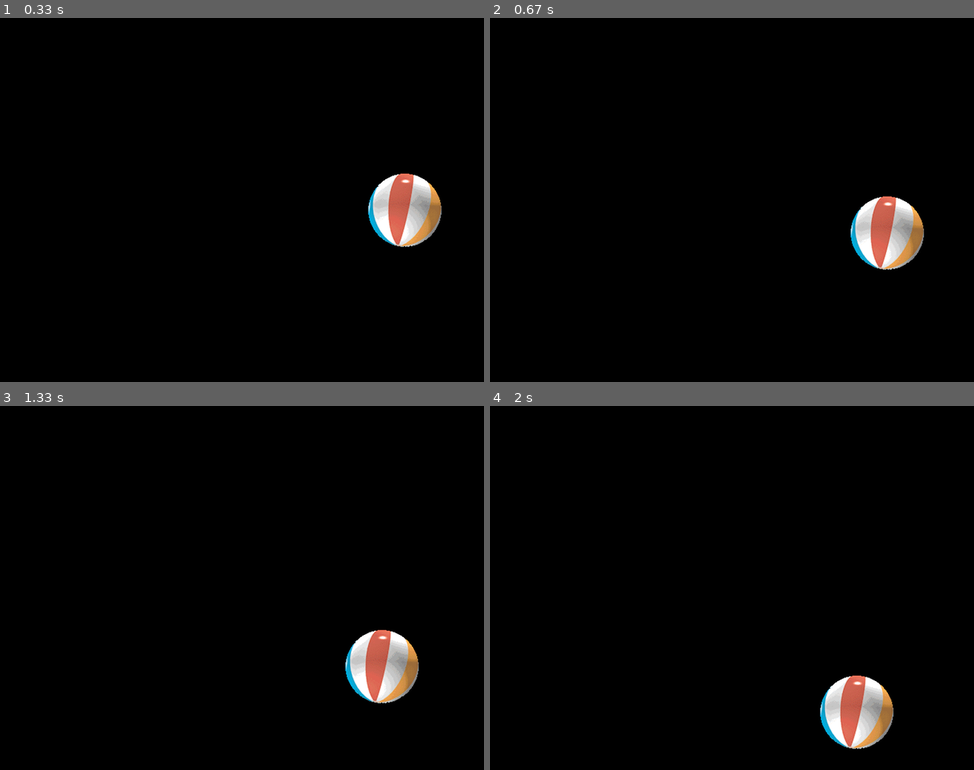
Above: before the commit, frames 1-4 (two rows, left to right).
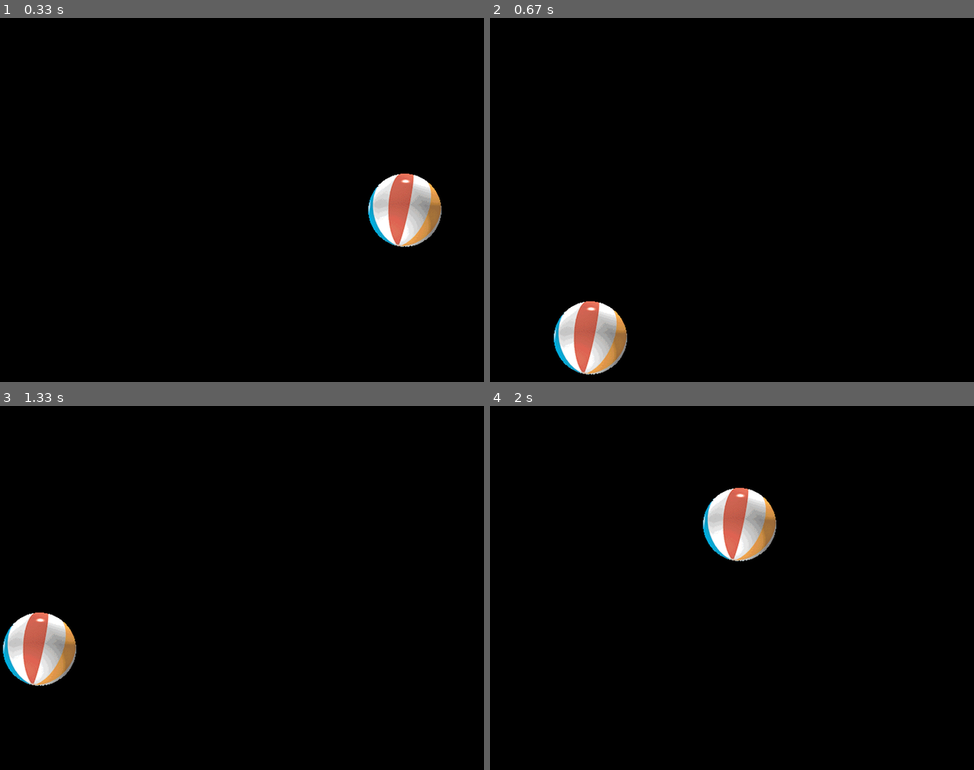
Above: after the commit, the same moments.

Repository: pjhanks/PyGameThings
Game: pygame game, started from Main_BallBounce.py
The game is run twice, just before and just after one commit, with the same random seed, the same clock (stepped at 60 frames per second) and the same inputs.
Inputs (mouse positions are in pixels of both pictures, inside the frame that each line leads up to):
- Up to frame 1 (0.33 s): no input
- Up to frame 2 (0.67 s): click (891, 189) at 0.38 s
- Up to frame 3 (1.33 s): press the mouse at (266, 726) at 0.7 s; move the mouse to (275, 700) at 0.8 s; release the mouse at (290, 679) at 0.93 s
- Up to frame 4 (2 s): click (649, 726) at 1.55 s; press the mouse at (838, 631) at 1.87 s; move the mouse to (780, 675) at 1.97 s

Frame 1 is identical in both runs. In frame 2, 4.8% of the frame differs, in the area x 13-90%, y 48-99%; in frame 3, 4.8%; in frame 4, 4.8%.

Commit message:
Limited functionality with mouse click event

Diff:
--- a/Main_BallBounce.py
+++ b/Main_BallBounce.py
@@ -32,6 +32,15 @@
             pygame.quit()
             sys.exit()
 
+        ballRect = pygame.Rect(oBall.x, oBall.y, oBall.maxWidth, oBall.maxHeight)
+        if event.type == pygame.MOUSEBUTTONUP:
+            if ballRect.collidepoint(event.pos):
+                oBall.x = random.randrange(oBall.maxWidth)
+                oBall.y = random.randrange(oBall.maxHeight)
+                ballRect = pygame.Rect(oBall.x, oBall.y, oBall.maxWidth, oBall.maxHeight)
+
+
+
             # 8 - Do any "per frame" actions
     oBall.update()  # tell the Ball to update itself
 
--- a/Main_BallBounceManyBalls.py
+++ b/Main_BallBounceManyBalls.py
@@ -12,7 +12,7 @@
 WINDOW_WIDTH = 640
 WINDOW_HEIGHT = 480
 FRAMES_PER_SECOND = 30
-N_BALLS = 3
+N_BALLS = 5
 
 # 3 - Initialize the world
 pygame.init()
